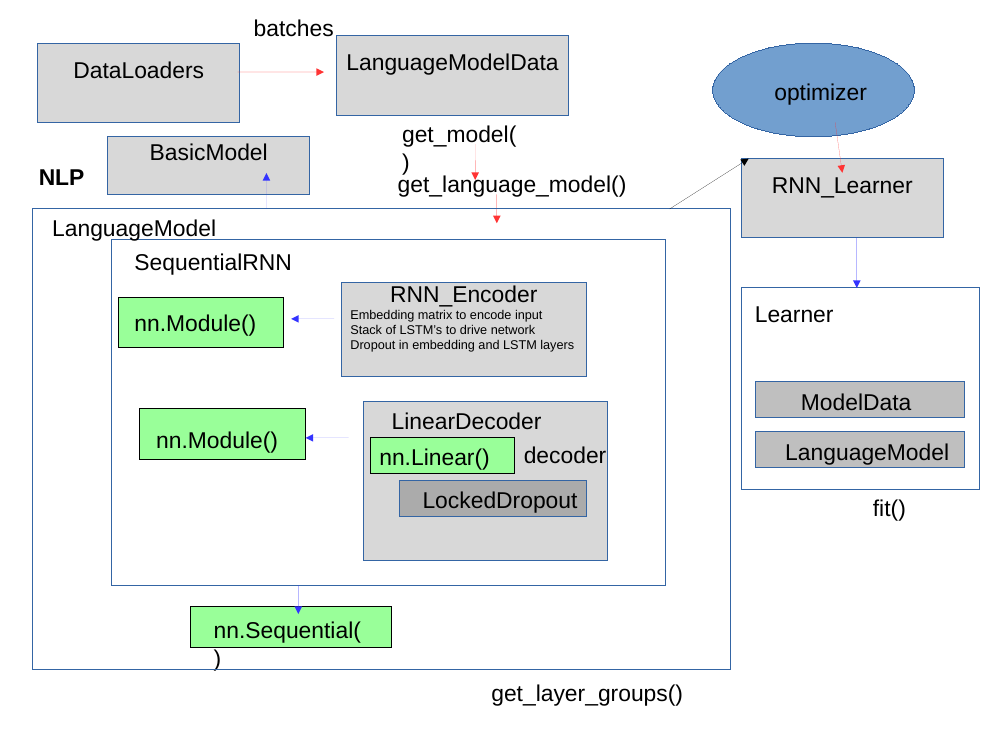
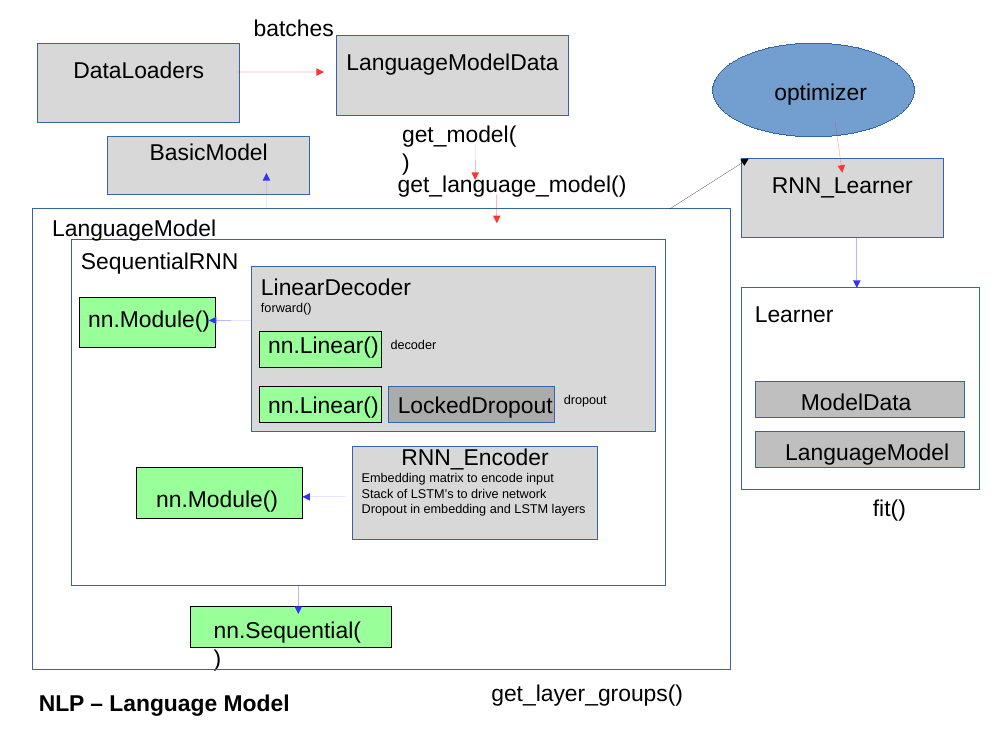
Before and after one commit to Beltus/my_fastai, a slide deck: slide 2 of fastai_code.odp. Drawn at 1008x756 pixels with LibreOffice and Linux fonts; fonts in the diff are those of the drawing. Boxes give left, top, right and bottom in pixels: in the first picture for what was removed or moved away, otherwise in the second. Text is boxed around its words. In the diff, an @@ line names an element or a change of style, - is before the commit and + after.

```diff
--- a/fastai_code.odp
+++ b/fastai_code.odp
@@ text "SequentialRNN": place and size @@
-text "SequentialRNN" at <box>134,253,291,275</box>
+text "SequentialRNN" at <box>81,252,238,274</box>
@@ rectangle: place and size @@
-rectangle at <box>111,240,665,585</box>
+rectangle at <box>72,240,666,585</box>
@@ text "LinearDecoder": place and size @@
-text "LinearDecoder" at <box>392,412,542,430</box>
+text "LinearDecoder" at <box>261,278,411,315</box>
@@ rectangle: place and size @@
-rectangle at <box>363,402,608,560</box>
+rectangle at <box>252,266,656,432</box>
@@ rectangle: place and size @@
-rectangle at <box>118,297,284,348</box>
+rectangle at <box>80,297,217,348</box>
@@ text "nn.Module()": place and size @@
-text "nn.Module()" at <box>134,314,256,336</box>
+text "nn.Module()" at <box>88,310,210,332</box>
@@ arrow moved from (335, 319) - (291, 319) to (252, 320) - (209, 320) @@
@@ text "nn.Linear()": place and size @@
-text "nn.Linear()" at <box>379,448,489,470</box>
+text "nn.Linear()" at <box>268,336,378,358</box>
@@ text at <box>261,302,312,315</box>: paragraph added @@
+forward()
@@ rectangle: place and size @@
-rectangle at <box>370,438,514,474</box>
+rectangle at <box>259,331,381,367</box>
@@ text "decoder": place and size @@
-text "decoder" at <box>524,446,607,464</box>
+text "decoder" at <box>391,339,437,349</box>
@@ text "decoder" at <box>391,339,437,349</box>: size 18 to 10 pt @@
@@ rectangle added at <box>259,386,381,422</box>, fill #99FF99, outline #000000 0 pt @@
@@ text "LockedDropout": place and size @@
-text "LockedDropout" at <box>423,491,578,513</box>
+text "LockedDropout" at <box>398,396,553,418</box>
@@ rectangle: place and size @@
-rectangle at <box>400,481,587,517</box>
+rectangle at <box>389,386,554,422</box>
@@ text added at <box>268,396,378,418</box>, 18 pt, text #000000 @@
+nn.Linear()
@@ text added at <box>564,394,607,407</box>, 10 pt, text #000000 @@
+dropout
@@ rectangle "RNN_Encoder": place and size @@
-rectangle "RNN_Encoder" at <box>341,283,586,376</box>
+rectangle "RNN_Encoder" at <box>353,446,598,540</box>
@@ rectangle: place and size @@
-rectangle at <box>140,409,306,459</box>
+rectangle at <box>137,468,303,519</box>
@@ text "nn.Module()": place and size @@
-text "nn.Module()" at <box>156,431,278,453</box>
+text "nn.Module()" at <box>156,490,278,512</box>
@@ arrow moved from (349, 438) - (306, 438) to (346, 497) - (303, 497) @@
@@ text at <box>39,694,290,716</box>: text changed @@
-NLP
+NLP – Language Model
```
Also in this commit, not shown: 1 other slide changed, 1 slide added, 6 other files.
